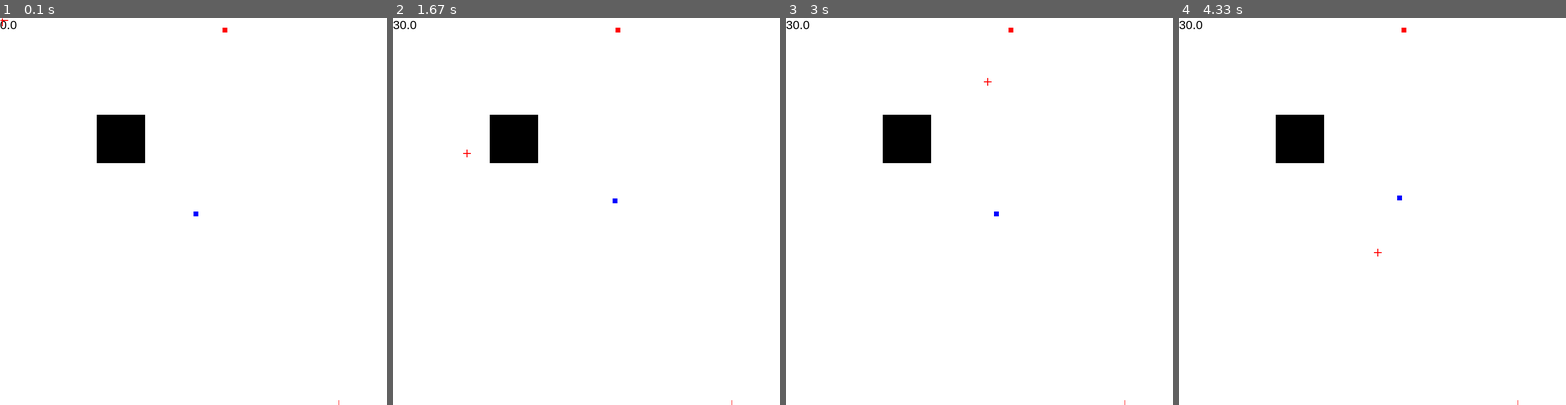
Above: before the commit, frames 1-4 (left to right).
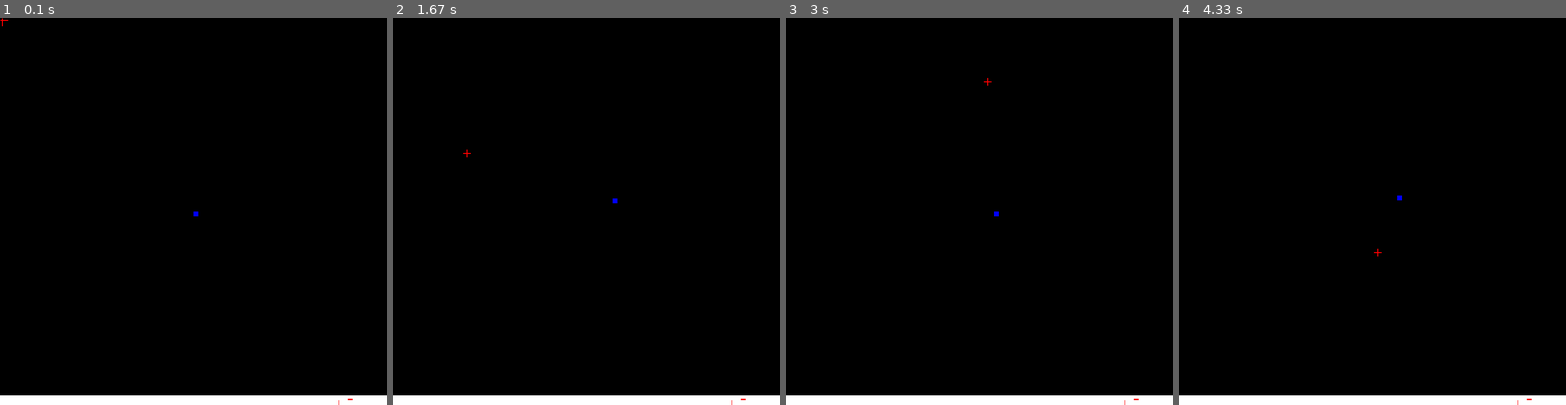
Above: after the commit, the same moments.

Repository: zwang20/Chaos
Game: pygame game, started from chaos.py
The game is run twice, just before and just after one commit, with the same random seed, the same clock (stepped at 60 frames per second) and the same inputs.
Inputs (mouse positions are in pixels of both pictures, inside the frame that each line leads up to):
- Up to frame 1 (0.1 s): no input
- Up to frame 2 (1.67 s): tap Space at 0.33 s; hold D 0.67-1.13 s; move the mouse to (710, 199) at 0.7 s; hold W 1.17-1.47 s; move the mouse to (493, 215) at 1.2 s; hold D from 1.5 s (still down); move the mouse to (466, 153) at 1.53 s
- Up to frame 3 (3 s): release D at 1.97 s; hold A 2-2.53 s; move the mouse to (1037, 76) at 2.03 s; hold S 2.57-2.87 s; move the mouse to (1025, 246) at 2.6 s; hold A from 2.9 s (still down); move the mouse to (987, 79) at 2.93 s
- Up to frame 4 (4.33 s): release A at 3.3 s; hold W 3.33-3.7 s; move the mouse to (1233, 199) at 3.37 s; hold D from 3.73 s (still down); move the mouse to (1376, 254) at 3.77 s

The runs differ from the first frame. In frame 1, 96% of the frame differs, in the area x 0-100%, y 0-99%; in frame 2, 96%; in frame 3, 96%; in frame 4, 96%.

Commit message:
Spawn stuff

Diff:
--- a/chaos.py
+++ b/chaos.py
@@ -93,8 +93,6 @@
             self.y = display_width - Player.height
 
 
-
-
 class Block:
     objects = []
 
@@ -113,17 +111,22 @@
 def collision_detection():
     for i in Bullet.objects:
         for e in Enemy.objects:
-            if e.x < i.x < (e.x + Enemy.width) and e.y < i.y < (e.y + Enemy.width):
+            if e.x < i.x < (e.x + Enemy.width) and e.y < i.y < (e.y + Enemy.height):
                 Enemy.objects.remove(e)
                 Bullet.objects.remove(i)
                 smart_spawn()
         for b in Block.objects:
-            if b.x < i.x < (b.x + b.width) and b.y < i.y < (b.y + b.width):
+            if b.x < i.x < (b.x + b.width) and b.y < i.y < (b.y + b.length):
                 Bullet.objects.remove(i)
 
 
 def smart_spawn():
     Enemy(random.randint(1, display_width - Enemy.height - 1), random.randint(1, display_width - Enemy.width - 1))
+    for e in Enemy.objects:
+        for b in Block.objects:
+            if (b.x < e.x < b.x + b.width or b.x < e.x + e.width < b.x + b.width) and (b.y < e.y < b.y + b.length or b.y < e.y + e.height < b.y + b.length):
+                Enemy.objects.remove(e)
+                smart_spawn()
 
 
 def get_input():
@@ -138,7 +141,7 @@
 
     # Init cooldown
     cooldown = 0
-    Block(200, 200, 100, 100)
+    Block(0, 0, 800, 780)
     # Main loop
     smart_spawn()
     while True:
